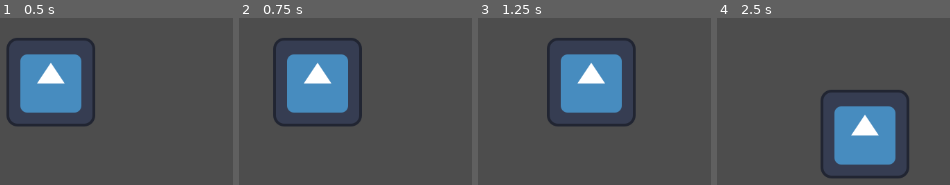
Above: before the commit, frames 1-4 (left to right).
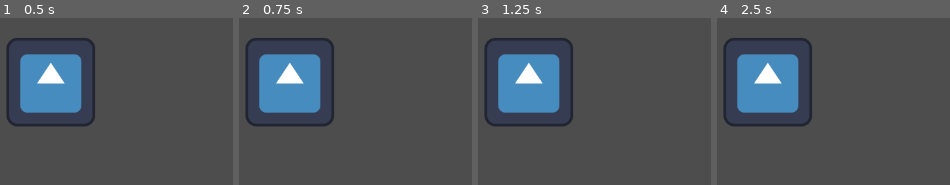
Above: after the commit, the same moments.

Repository: Prajith121/VideoGame
Game: Godot game, scene res://player.tscn
Same seed, same stepped clock (60 frames per second), same inputs: the game is played once before the commit and once after it. The engine's default icon, where the game draws it, is replaced by a stand-in: a white triangle on a blue panel in a dark square.
Inputs (mouse positions are in pixels of both pictures, inside the frame that each line leads up to):
- Up to frame 1 (0.5 s): no input
- Up to frame 2 (0.75 s): tap Enter at 0.5 s; move the mouse to (outside the picture) at 0.52 s; hold Right (ui_right) from 0.53 s (still down); click (outside the picture) at 0.67 s
- Up to frame 3 (1.25 s): keep holding Right (ui_right)
- Up to frame 4 (2.5 s): move the mouse to (796, 96) at 1.27 s; release Right (ui_right) at 1.28 s; hold Down (ui_down) 1.28-2.03 s; move the mouse to (outside the picture) at 2.02 s; hold Right (ui_right) from 2.03 s (still down)

Frame 1 is identical in both runs. In frame 2, 12% of the frame differs, in the area x 2-53%, y 11-65%; in frame 3, 22%; in frame 4, 24%, in the area x 2-83%, y 11-96%.

Commit message:
print test
hi

Diff:
--- a/CharacterBody2D.gd
+++ b/CharacterBody2D.gd
@@ -44,3 +44,4 @@
 	CANSPRINT = true
 	$SprintTimer.start(-1)
 	$Timer.stop()
+	print("hi")
--- a/player.tscn
+++ b/player.tscn
@@ -1,6 +1,5 @@
-[gd_scene load_steps=4 format=3 uid="uid://dyiaui4csgey6"]
+[gd_scene load_steps=3 format=3 uid="uid://dyiaui4csgey6"]
 
-[ext_resource type="Script" path="res://CharacterBody2D.gd" id="1_8ek0h"]
 [ext_resource type="Texture2D" uid="uid://b6cajxerevw5t" path="res://icon.svg" id="2_43yhj"]
 
 [sub_resource type="RectangleShape2D" id="RectangleShape2D_i72xf"]
@@ -9,7 +8,6 @@
 [node name="Player" type="Node2D"]
 
 [node name="CharacterBody2D" type="CharacterBody2D" parent="."]
-script = ExtResource("1_8ek0h")
 
 [node name="Icon" type="Sprite2D" parent="CharacterBody2D"]
 position = Vector2(304, 335)
--- a/project.godot
+++ b/project.godot
@@ -12,5 +12,5 @@
 
 config/name="game"
 run/main_scene="res://player.tscn"
-config/features=PackedStringArray("4.2", "Forward Plus")
+config/features=PackedStringArray("4.3", "Forward Plus")
 config/icon="res://icon.svg"
